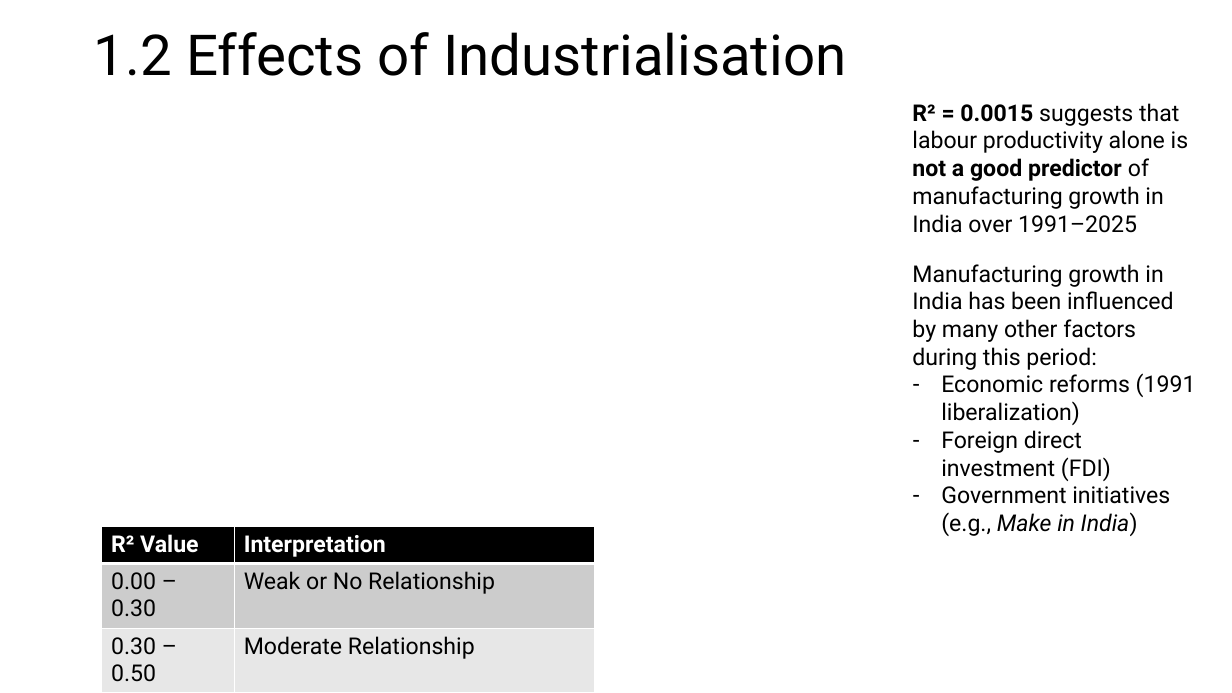
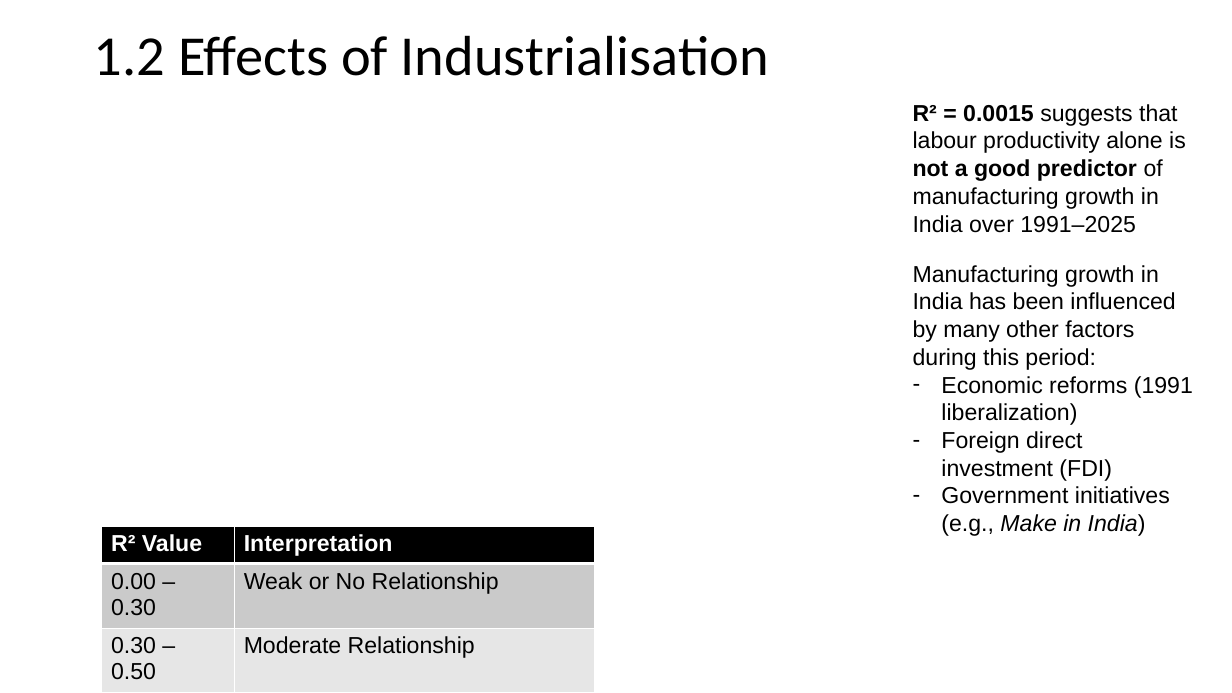
Before and after one commit to josephkohhh/SIM-UOW-Mods, a slide deck: slide 4 of ECON251/Assignment/T01_Group10_Presentation Slides.pptx. Drawn at 1232x693 pixels with LibreOffice and Linux fonts; fonts in the diff are those of the drawing. Boxes give left, top, right and bottom in pixels: in the first picture for what was removed or moved away, otherwise in the second. Text is boxed around its words. In the diff, an @@ line names an element or a change of style, - is before the commit and + after.

```diff
--- a/ECON251/Assignment/T01_Group10_Presentation Slides.pptx
+++ b/ECON251/Assignment/T01_Group10_Presentation Slides.pptx
@@ title "1.2 Effects of Industrialisation" at box(94, 35, 769, 76): font Roboto to Calibri @@
@@ text "R² = 0.0015 suggests that ..." at box(913, 104, 1186, 233): font Roboto to Arial @@
@@ text "Manufacturing growth in India has ..." at box(913, 265, 1193, 536): font Roboto to Arial @@
@@ table at box(102, 526, 594, 693) @@
@@ fill #CCCCCC to #CACACA in 4 cells @@
@@ fill #E7E7E7 to #E6E6E6 in row 3 @@
@@ font Roboto to Arial @@
```
Also in this commit, not shown: 11 other slides changed.
